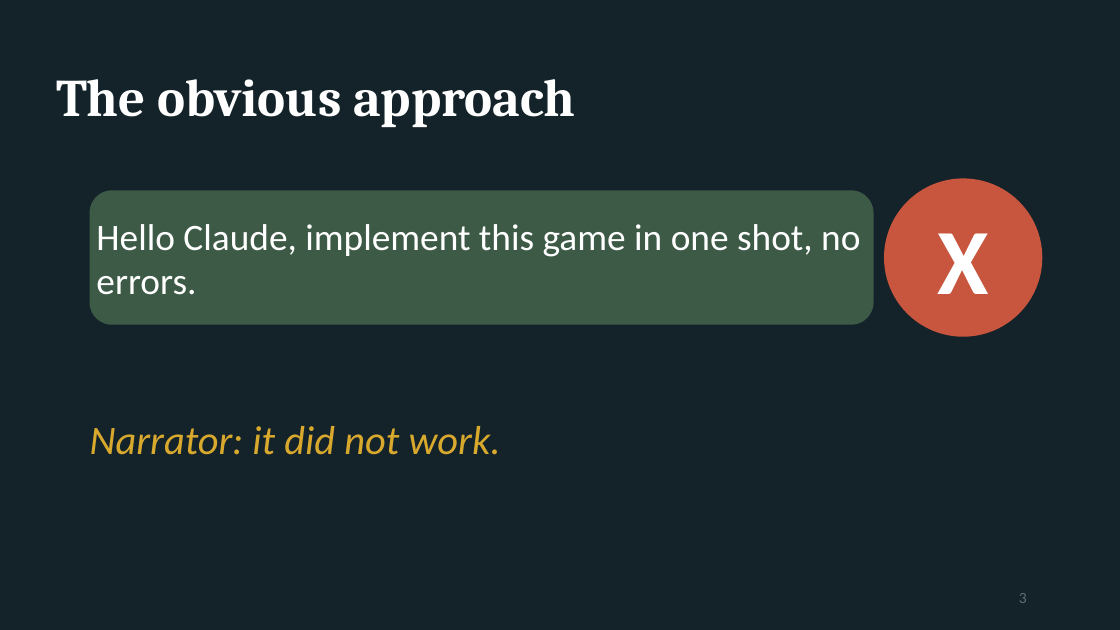
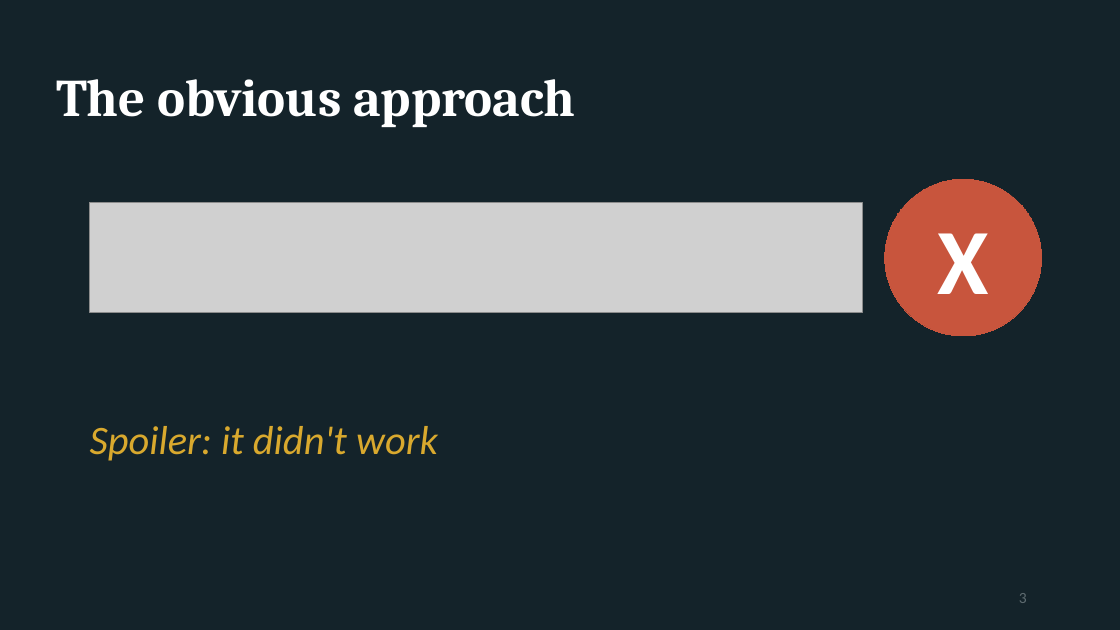
Before and after one commit to kelmer44/tesoro-stuff, a slide deck: slide 3 of prez/tesoro_talk.pptx. Drawn at 1120x630 pixels with LibreOffice and Linux fonts; fonts in the diff are those of the drawing; grey boxes stand for pictures. Boxes give left, top, right and bottom in pixels: in the first picture for what was removed or moved away, otherwise in the second. Text is boxed around its words. In the diff, an @@ line names an element or a change of style, - is before the commit and + after.

```diff
--- a/prez/tesoro_talk.pptx
+++ b/prez/tesoro_talk.pptx
@@ rounded rectangle removed at <box>90,190,874,325</box> @@
-Hello Claude, implement this game in one shot, no errors.
@@ picture added at <box>90,203,862,312</box> @@
@@ text at <box>90,426,438,461</box>: text changed @@
-Narrator: it did not work.
+Spoiler: it didn't work
```
Also in this commit, not shown: 3 other slides changed, 9 other files.
